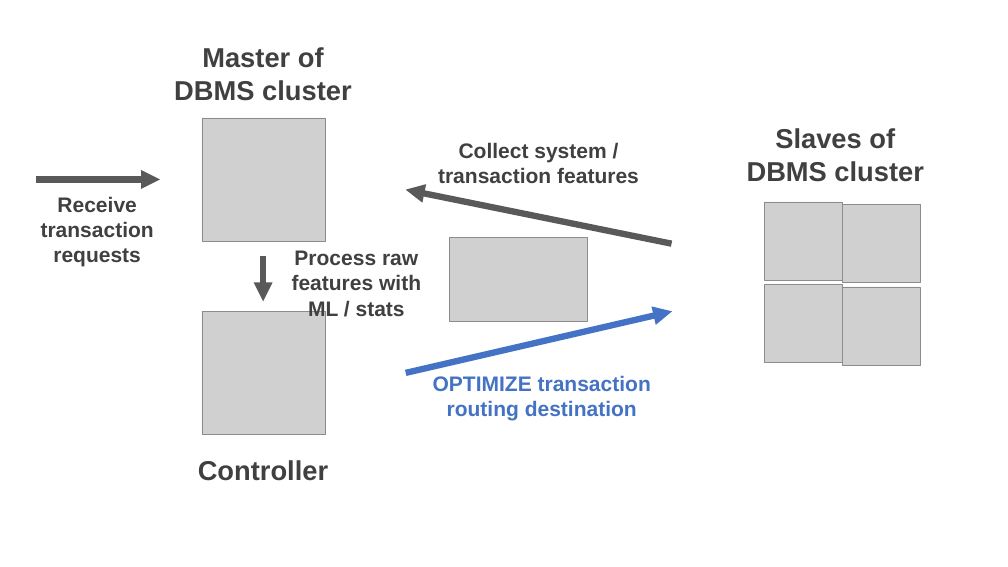
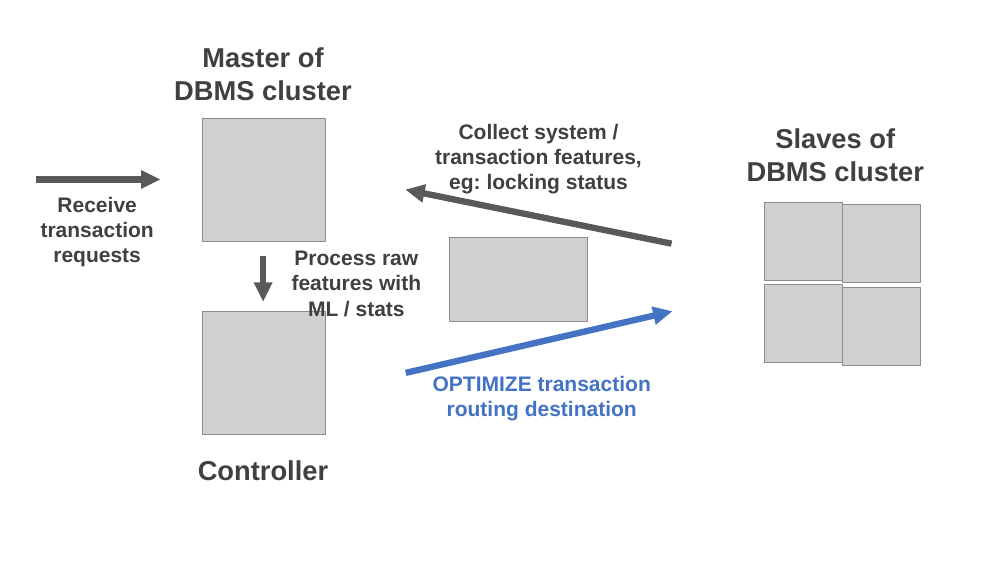
Before and after one commit to FrankCCCCC/DL_DB_Quick_Note, a slide deck: slide 1 of paper_presentation/jobs/graph.pptx. Drawn at 1008x567 pixels with LibreOffice and Linux fonts; fonts in the diff are those of the drawing; grey boxes stand for pictures. Boxes give left, top, right and bottom in pixels: in the first picture for what was removed or moved away, otherwise in the second. Text is boxed around its words. In the diff, an @@ line names an element or a change of style, - is before the commit and + after.

Commit message:
update slides

```diff
--- a/paper_presentation/jobs/graph.pptx
+++ b/paper_presentation/jobs/graph.pptx
@@ text at <box>435,123,642,194</box>: text changed @@
-Collect system / transaction features
+Collect system / transaction features, eg: locking status
```
Also in this commit, not shown: 1 other slide changed, 6 other files.
